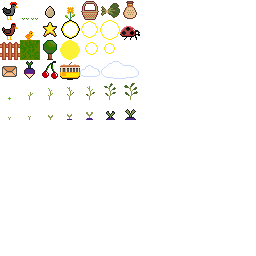
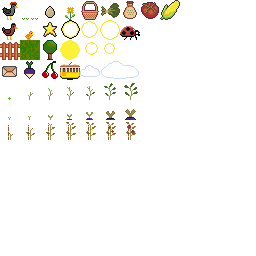
Before/after of a 256 × 256 layered artwork. What changed in the layer stack:
painted on "Paint Layer 2" over [66, 0, 180, 140]
painted on "Paint Layer 1" (1st of 2) over [66, 0, 180, 128]
painted on "Paint Layer 1" (2nd of 2) over [8, 0, 180, 140]
